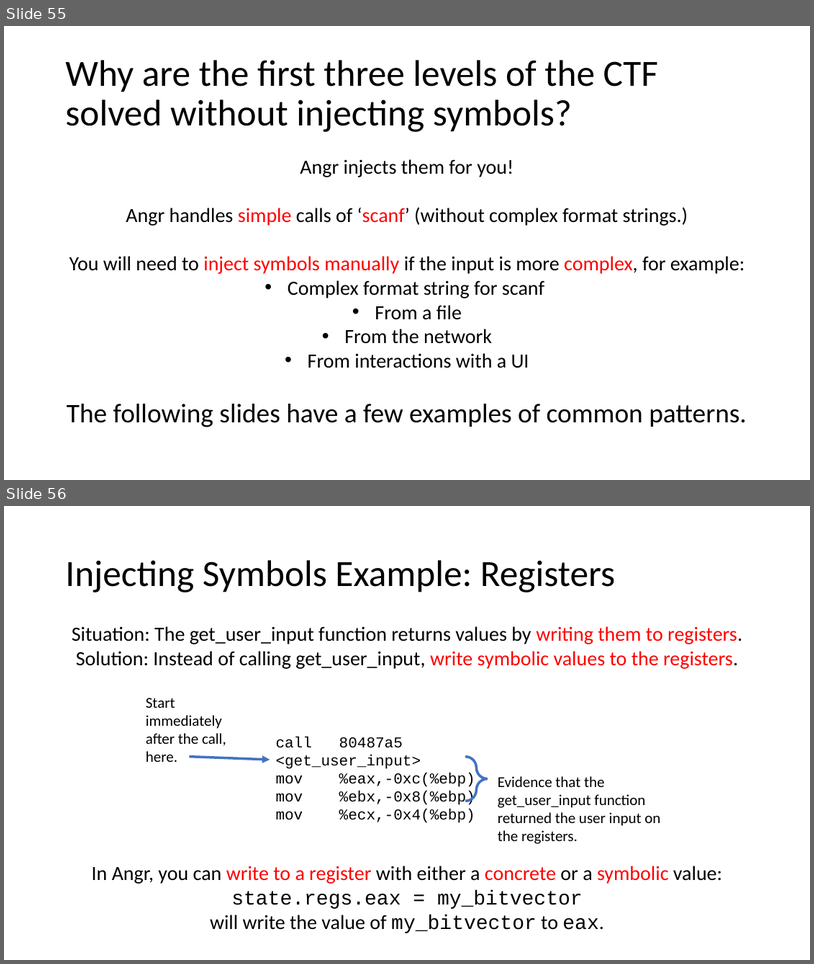
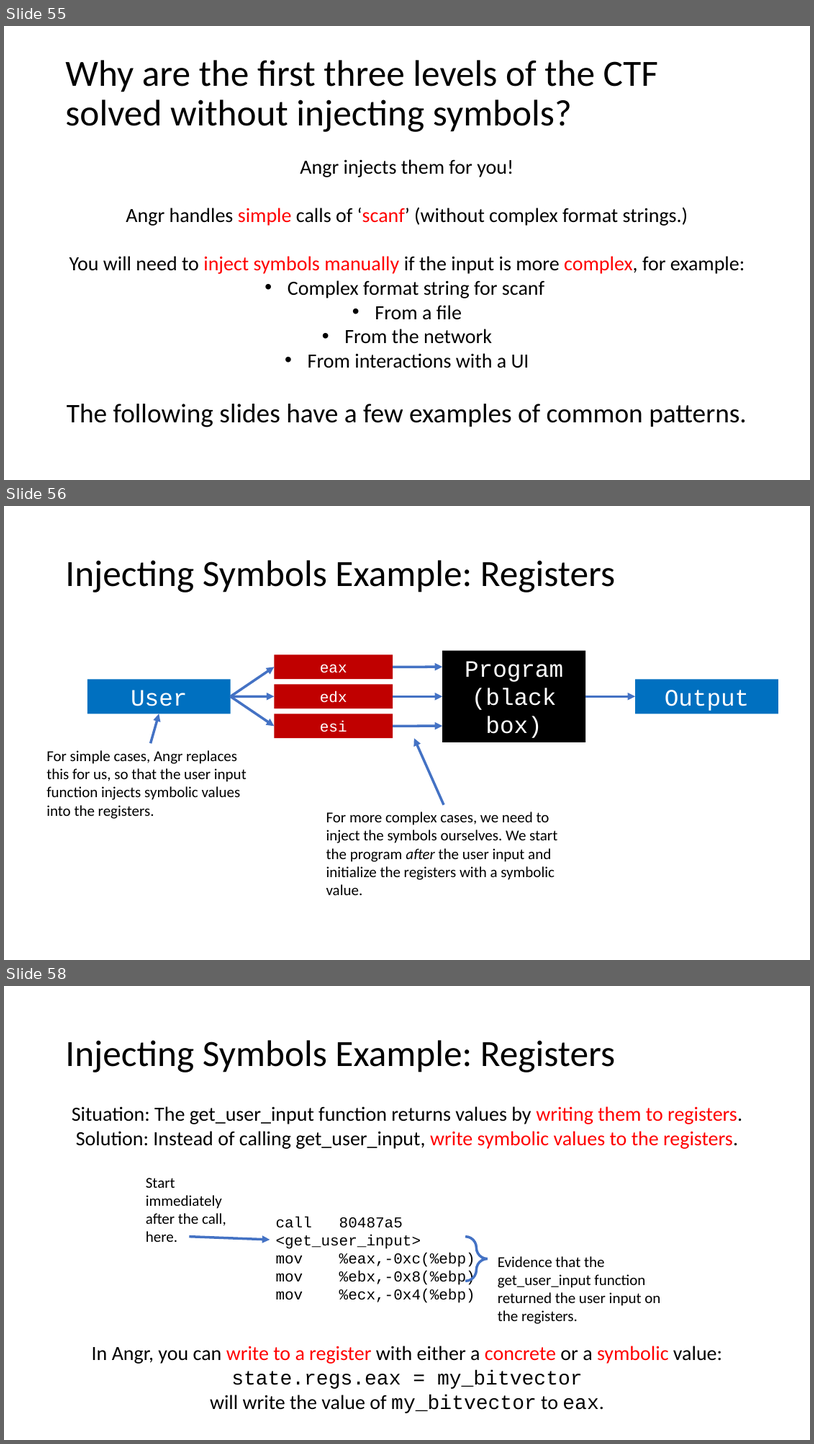
Before and after one commit to jakespringer/angr_ctf, a slide deck: SymbolicExecution.pptx. Shown one above the other, each under a label of ours: slides 55 and 56 before the commit, slides 55, 56 and 58 after it; the slides between them are not shown. The pictures are 814x964 and 814x1444 pixels, drawn with LibreOffice and Linux fonts; fonts in the diff are those of the drawing. Boxes give left, top, right and bottom in pixels: in the first picture for what was removed or moved away, otherwise in the second. Text is boxed around its words. In the diff, an @@ line names an element or a change of style, - is before the commit and + after.

```diff
--- a/SymbolicExecution.pptx
+++ b/SymbolicExecution.pptx
@@ slide 56 added at <box>4,506,810,960</box>, background #FFFFFF @@
@@ title added at <box>65,560,615,592</box>, 44 pt, text #000000 @@
+Injecting Symbols Example: Registers
@@ rectangle added at <box>275,655,393,679</box>, fill #C00000, 18 pt, text #FFFFFF @@
+eax
@@ rectangle added at <box>442,651,586,742</box>, fill #000000, 28 pt, text #FFFFFF @@
+Program (black box)
@@ arrow added from (231, 697) to (275, 667), #4472C4 3 pt @@
@@ arrow added from (393, 667) to (442, 667), #4472C4 3 pt @@
@@ rectangle added at <box>88,679,231,713</box>, fill #0070C0, 28 pt, text #FFFFFF @@
+User input
@@ arrow added from (231, 697) to (275, 697), #4472C4 3 pt @@
@@ arrow added from (231, 697) to (275, 726), #4472C4 3 pt @@
@@ rectangle added at <box>275,684,393,708</box>, fill #C00000, 18 pt, text #FFFFFF @@
+edx
@@ arrow added from (393, 697) to (442, 697), #4472C4 3 pt @@
@@ arrow added from (586, 697) to (635, 697), #4472C4 3 pt @@
@@ rectangle added at <box>635,679,779,713</box>, fill #0070C0, 28 pt, text #FFFFFF @@
+Output
@@ arrow added from (150, 743) to (159, 713), #4472C4 3 pt @@
@@ rectangle added at <box>275,713,393,738</box>, fill #C00000, 18 pt, text #FFFFFF @@
+esi
@@ arrow added from (393, 726) to (442, 726), #4472C4 3 pt @@
@@ arrow added from (444, 805) to (414, 739), #4472C4 3 pt @@
@@ text added at <box>46,750,247,818</box>, 18 pt, text #000000 @@
+For simple cases, Angr replaces this for us, so that the user input function injects symbolic values into the registers.
@@ text added at <box>327,811,558,895</box>, 18 pt, text #000000 @@
+For more complex cases, we need to inject the symbols ourselves. We start the program after the user input and initialize the registers with a symbolic value.
@@ what was slide 56 is now slide 58 @@
```
Also in this commit, not shown: 1 slide changed, 20 other slides added, 1 slide removed.
